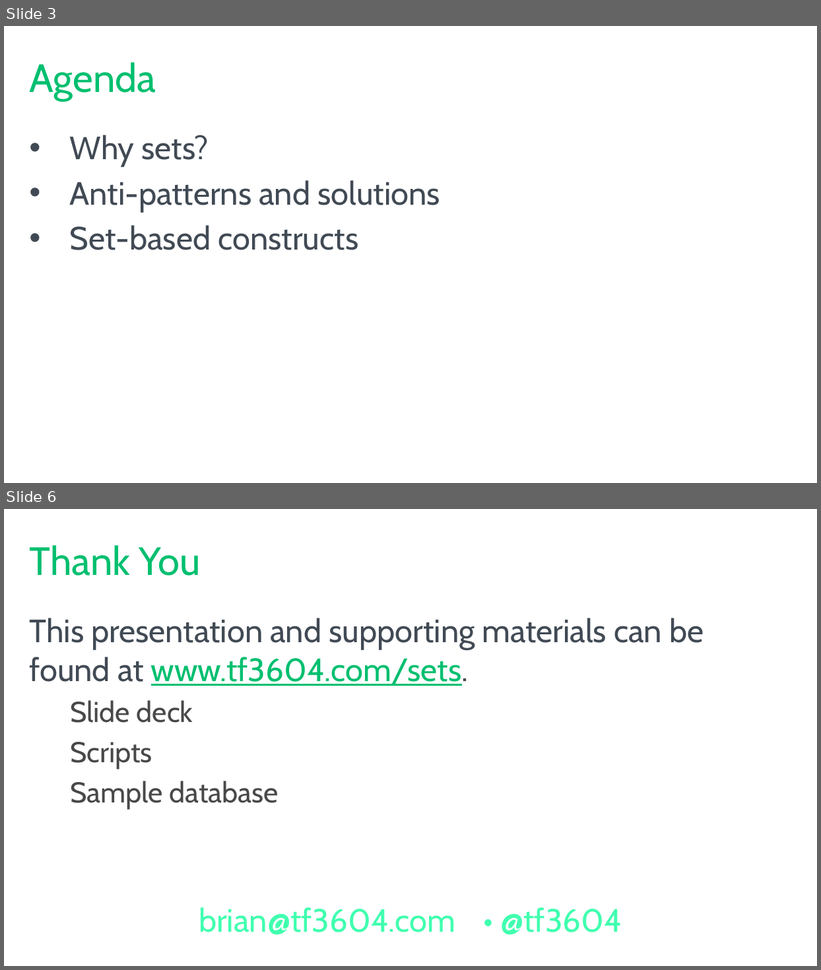
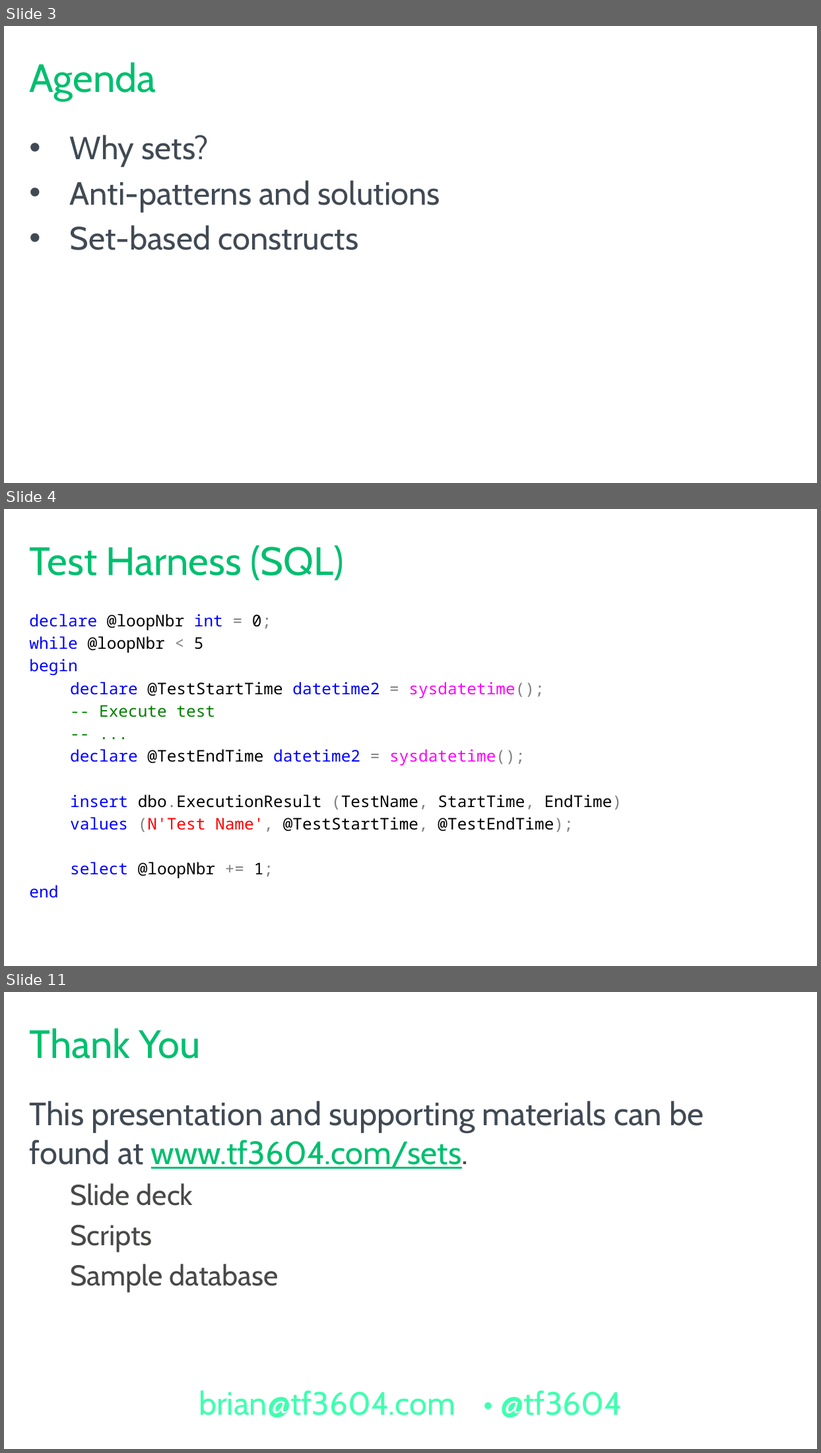
Before and after one commit to tf3604/SetMeUp, a slide deck: HowToThinkInSets.pptx. Shown one above the other, each under a label of ours: slides 3 and 6 before the commit, slides 3, 4 and 11 after it; the slides between them are not shown. The pictures are 821x970 and 821x1453 pixels, drawn with LibreOffice and Linux fonts; fonts in the diff are those of the drawing; background and template pictures are left out. Boxes give left, top, right and bottom in pixels: in the first picture for what was removed or moved away, otherwise in the second. Text is boxed around its words. In the diff, an @@ line names an element or a change of style, - is before the commit and + after.

Commit message:
Slides for SQL test harness; UDF summary; key take-aways.

```diff
--- a/HowToThinkInSets.pptx
+++ b/HowToThinkInSets.pptx
@@ slide 4 added at [4,509,817,966], background #FFFFFF @@
@@ title added at [30,545,343,580], 44 pt, text #00BF6F @@
+Test Harness (SQL)
@@ text added at [29,614,622,898], 18 pt, text #000000 @@
+declare @loopNbr int = 0;
+while @loopNbr < 5
+begin
+  declare @TestStartTime datetime2 = sysdatetime();
+  -- Execute test
+  -- ...
+  declare @TestEndTime datetime2 = sysdatetime();
+  insert dbo.ExecutionResult (TestName, StartTime, EndTime)
+  values (N'Test Name', @TestStartTime, @TestEndTime);
+  select @loopNbr += 1;
+end
@@ what was slide 6 is now slide 11 @@
```
Also in this commit, not shown: 1 slide changed, 5 other slides added, 1 slide removed.
